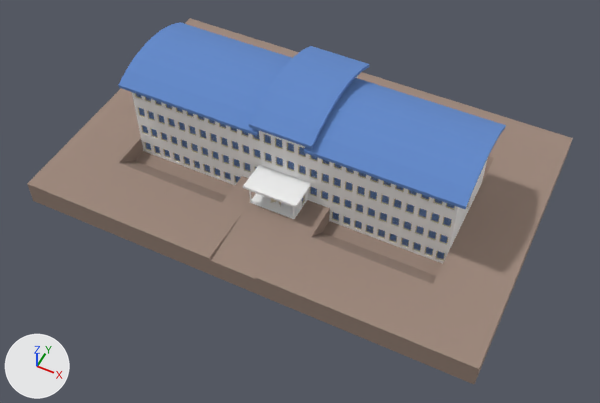
Before and after pictures for a commit that changed the glTF model deploy/demo_artifacts/ifc_bench__ac20-arc/scene.glb.
Camera for both pictures: a camera (50 mm lens) standing at (32.3, -66.6, 74.8) and looking at (1.9, -5.9, -1.1). The axes (+X, +Y, +Z) are drawn at lower left. The lights are the same throughout. The first picture is the older version. Where no turn or scale is listed for an object, it has been applied to the vertices.

Objects in the first picture: '01Q5XSApT1A8MVwFMrw27s', '0UobTn5dzETeVPsaqJjGpw', '1b0aQcLSb6KP4cEKR_kZZp', '1m13_kW2X8DhPK7Uom15kV', '2Og5$70yb1DxR1TY1w8bzN', '2V1MCFZRf1GA2ZyRufjYwX', '2j5_0TlNP02vq$h$fhXZI2', '2oOoWKmmfChQTLCBzuB3$b', '2udBPbKibCZ8zbfpJmtDTM', '3Kn4W2ZqD4K8KzX7iS3xhj', '3qT9lE$bTCQB_T41jFK_q6', '3x663a8XD65viEHNLVdTxd' and 95 more.
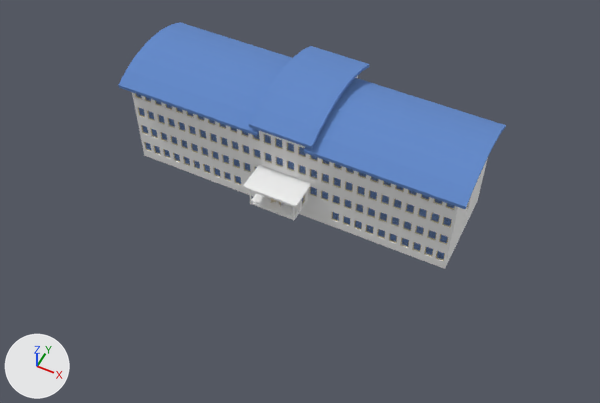
Edits to the bpy script that builds the scene:
```text
Change ob_1b0aqclsb6kp4cekr_kzzp:
    ob_1b0aqclsb6kp4cekr_kzzp: bpy.data.objects.new('1b0aQcLSb6KP4cEKR_kZZp', me_1261) -> bpy.data.objects.new('1b0aQcLSb6KP4cEKR_kZZp', None)
```

Changed parts and their boxes [x1, y1, x2, y2] in the pictures (600 x 403 px):
'1b0aQcLSb6KP4cEKR_kZZp', no longer drawn (brown)
    before: [27, 18, 573, 384]
